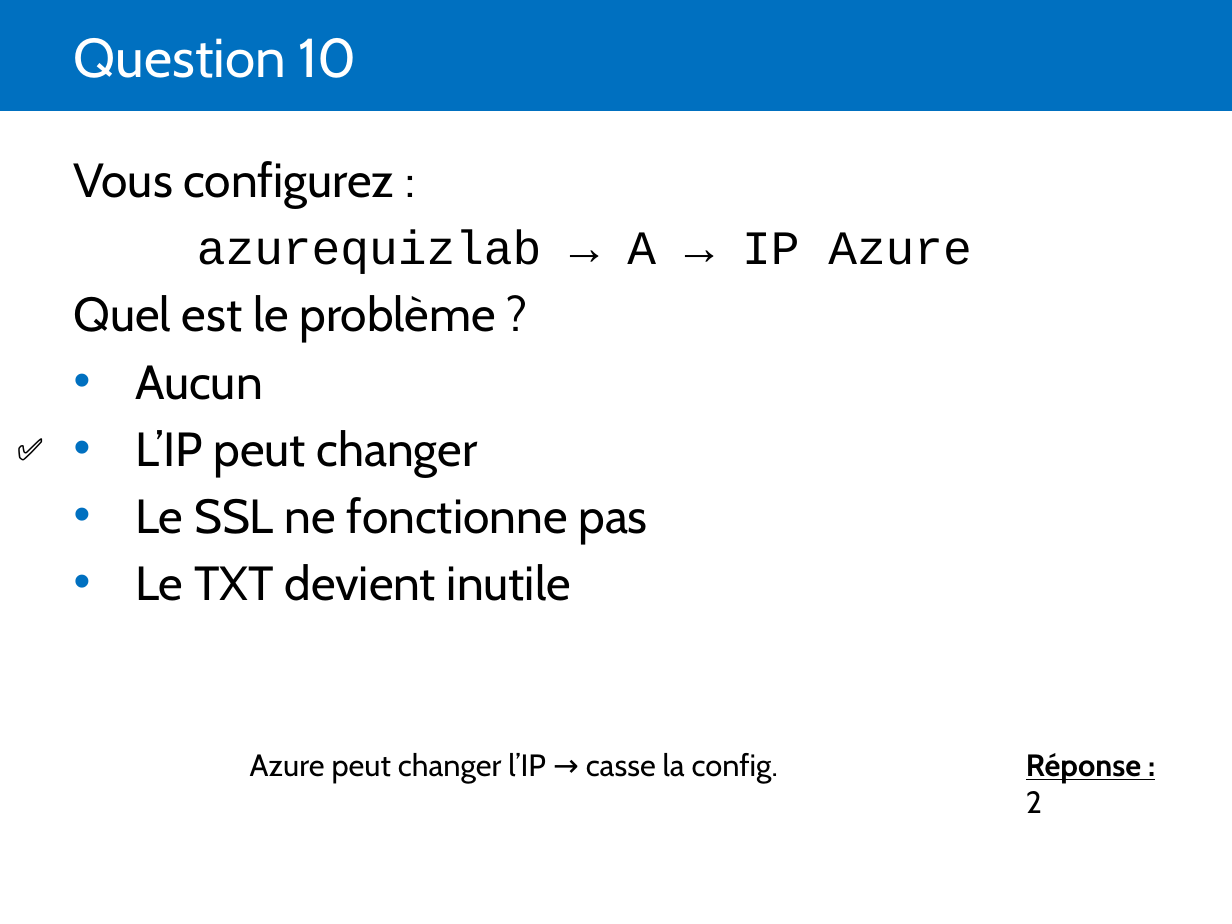
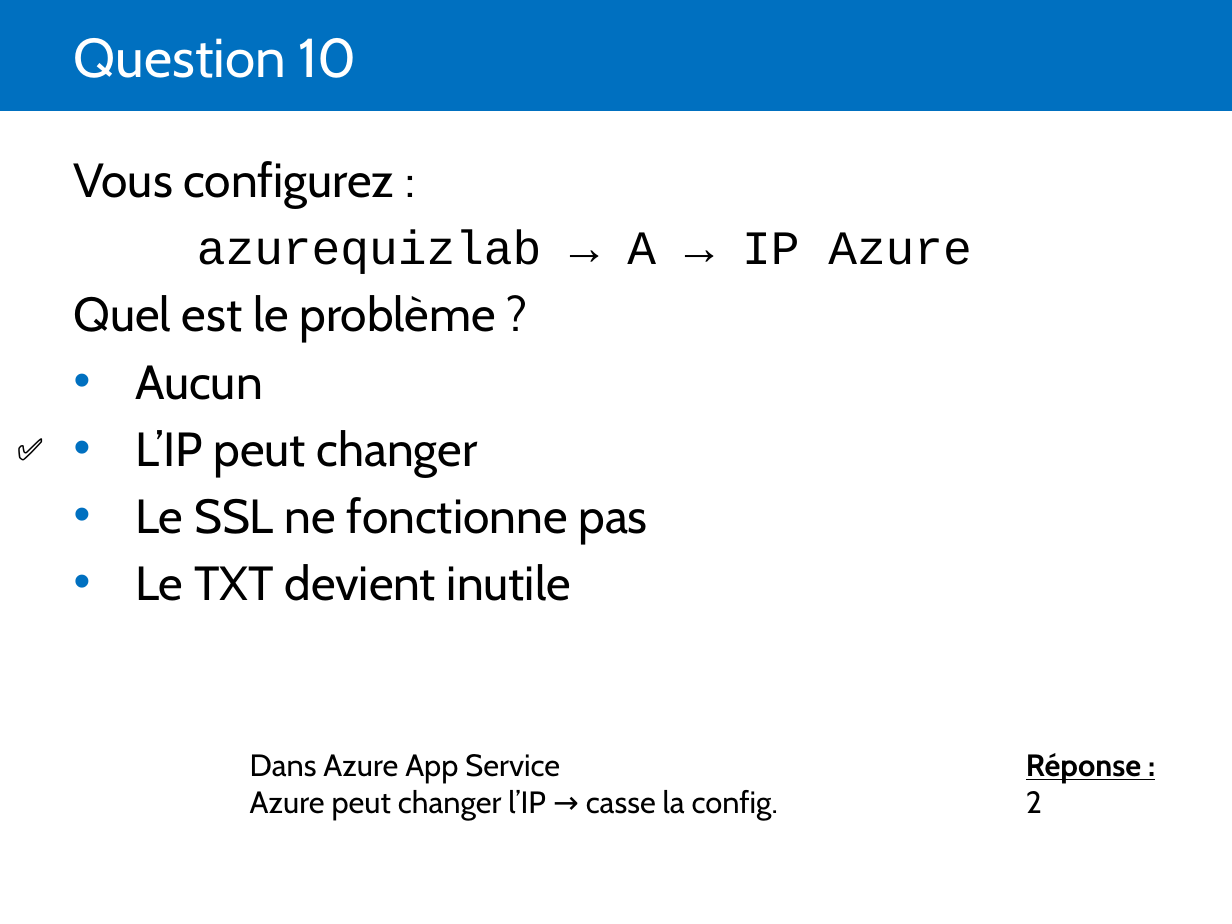
Before and after one commit to Sybaris-Classroom/az-204, a slide deck: slide 70 of Quiz/Quiz.pptx. Drawn at 1232x924 pixels with LibreOffice and Linux fonts; fonts in the diff are those of the drawing. Boxes give left, top, right and bottom in pixels: in the first picture for what was removed or moved away, otherwise in the second. Text is boxed around its words. In the diff, an @@ line names an element or a change of style, - is before the commit and + after.

```diff
--- a/Quiz/Quiz.pptx
+++ b/Quiz/Quiz.pptx
@@ text at [250,754,560,782]: paragraph added @@
+Dans Azure App Service
```
Also in this commit, not shown: 2 other slides changed, 26 slides added, 43 other files.
